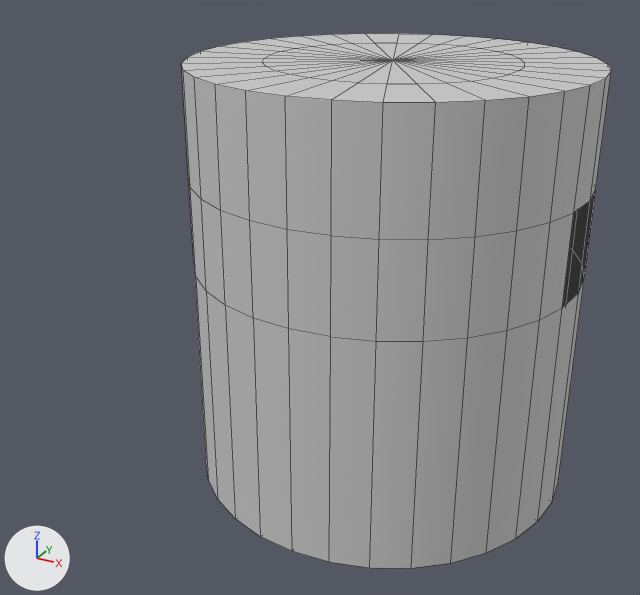
One commit to the FBX model Assets/GGJ2020/Models/CylinderCenter.FBX: the scene before it, then after it.
Rendered twice from a 50 mm lens placed at (17.9, -39.7, 16.7), pointed at (-3.8, -0.3, -3.0). The lights are fixed; the arrows at lower left show +X, +Y and +Z. Mesh edges are drawn as thin lines. Where no turn or scale is listed for an object, it has been applied to the vertices.

Objects in the first picture: 'SalaCentro'.
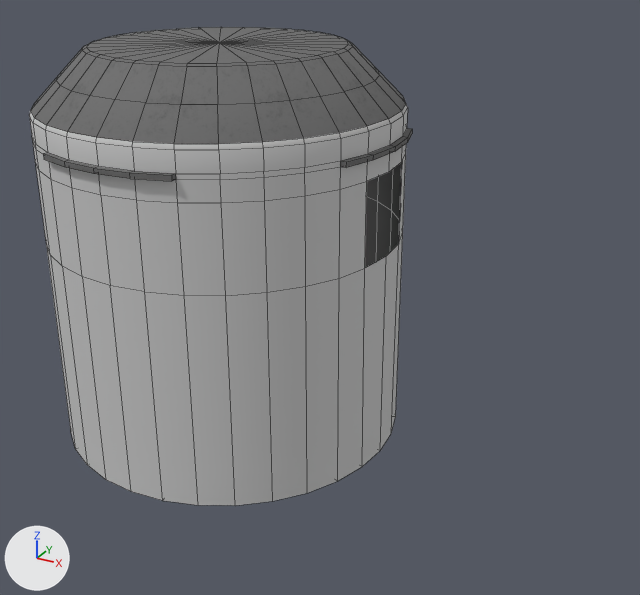
Location of each change, [x1, y1, x2, y2] in pixels of the pictures (640 x 595 px):
'SalaCentro', reshaped, moved (11% narrower, 10% shorter)
    before: [181, 34, 611, 568]
    after: [29, 27, 412, 506]
part 1 of me_mesh, built on
    before: [182, 34, 611, 240]
    after: [29, 27, 412, 203]
part 2 of me_mesh, surface changed
    before: [181, 34, 611, 568]
    after: [32, 137, 406, 506]
part 3 of me_mesh, recoloured
    before: [203, 35, 611, 100]

The change, as a diff of the scene's bpy script:
```diff
--- a/Assets/GGJ2020/Models/CylinderCenter.FBX.py
+++ b/Assets/GGJ2020/Models/CylinderCenter.FBX.py
@@ img_trimbasecolor_png @@
+img_trimbasecolor_png = load_image('TrimBaseColor.png', '../Textures/Enviroment/TrimBaseColor.png', 2048, 2048, 'sRGB')
@@ mat_trimcenari @@
+mat_trimcenari = principled_material('TrimCenari')
+mat_trimcenari.texture = img_trimbasecolor_png
+mat_trimcenari.roughness = 0.859
@@ me_mesh @@
 # used by ob_salacentro; location = (0.0, 0.0, 0.0)
-me_mesh.from_pydata(...)  # 194 vertices, 220 faces; spans x -10.0..10.0, y -10.0..10.0, z -12.0..10.0
+me_mesh.from_pydata(...)  # 394 vertices, 420 faces; spans x -10.3..10.3, y -10.3..10.3, z -12.0..10.2
+# me_mesh part 1
+# 17 vertices are removed from x -9.2..9.2, y -9.2..9.2, z 10.0
+# 64 faces are deleted
+# 24 vertices in x -10.0..10.0, y -10.0..10.0, z 10.0 move by (0.0, 0.0, -4.4)
+# 24 vertices move from x -6.2..6.2, y -6.2..6.2, z 10.0 to x -10.3..10.3, y -10.3..10.3, z 5.6..5.9
+# 180 vertices are added at x -10.3..10.3, y -10.3..10.3, z 5.6..10.2
+# 20 new vertices lie (0.0, 0.0, 1.1) away from vertices in x -9.2..9.2, y -9.2..9.2, z 4.5..10.0
+# 8 new vertices lie (0.0, 0.0, 1.1) away from vertices in x -9.2..9.2, y -9.2..9.2, z 5.9
+# 9 new vertices lie (0.0, 0.0, 1.1) away from vertices in x -2.0..10.0, y -10.0..10.0, z 5.9
+# 88 new faces join them, mat_salacentro (its picture is missing)
+# 176 new faces join them, mat_trimcenari (picture img_trimbasecolor_png)
+# me_mesh part 2: 156 kept faces spanning x -10.3..10.3, y -10.3..10.3, z -12.0..5.9 get new texture (UV) coordinates
+# me_mesh part 3: 72 faces spanning x -10.3..10.3, y -10.3..10.3, z -12.0..5.6 switch from mat_salacentro (its picture is missing) to mat_trimcenari (picture img_trimbasecolor_png)
@@ ob_salacentro @@
 ob_salacentro = bpy.data.objects.new('SalaCentro', me_mesh)
-ob_salacentro.location = (0.0, 0.0, 0.0)
+ob_salacentro.location = (-10.0, 0.0, 0.0)
```
